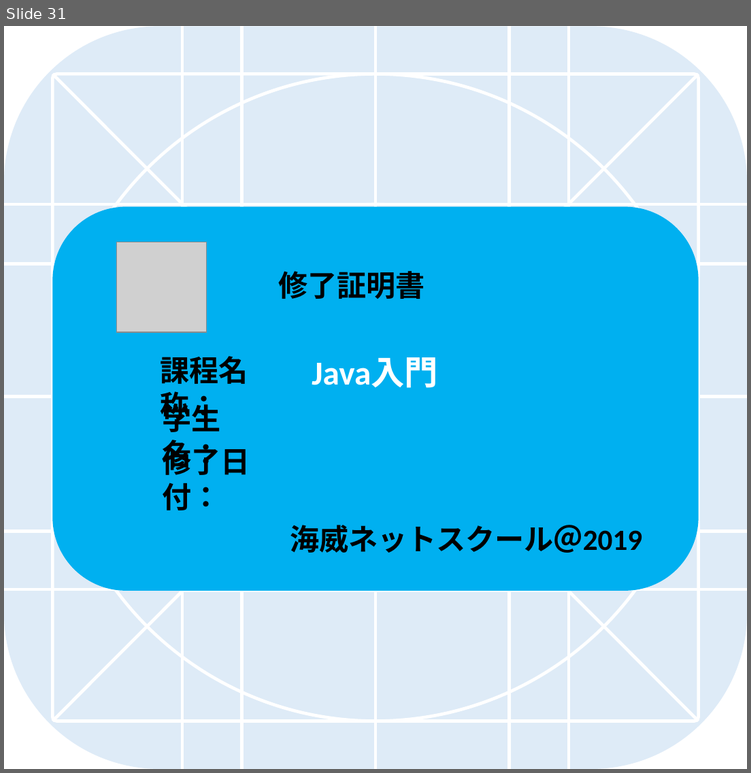
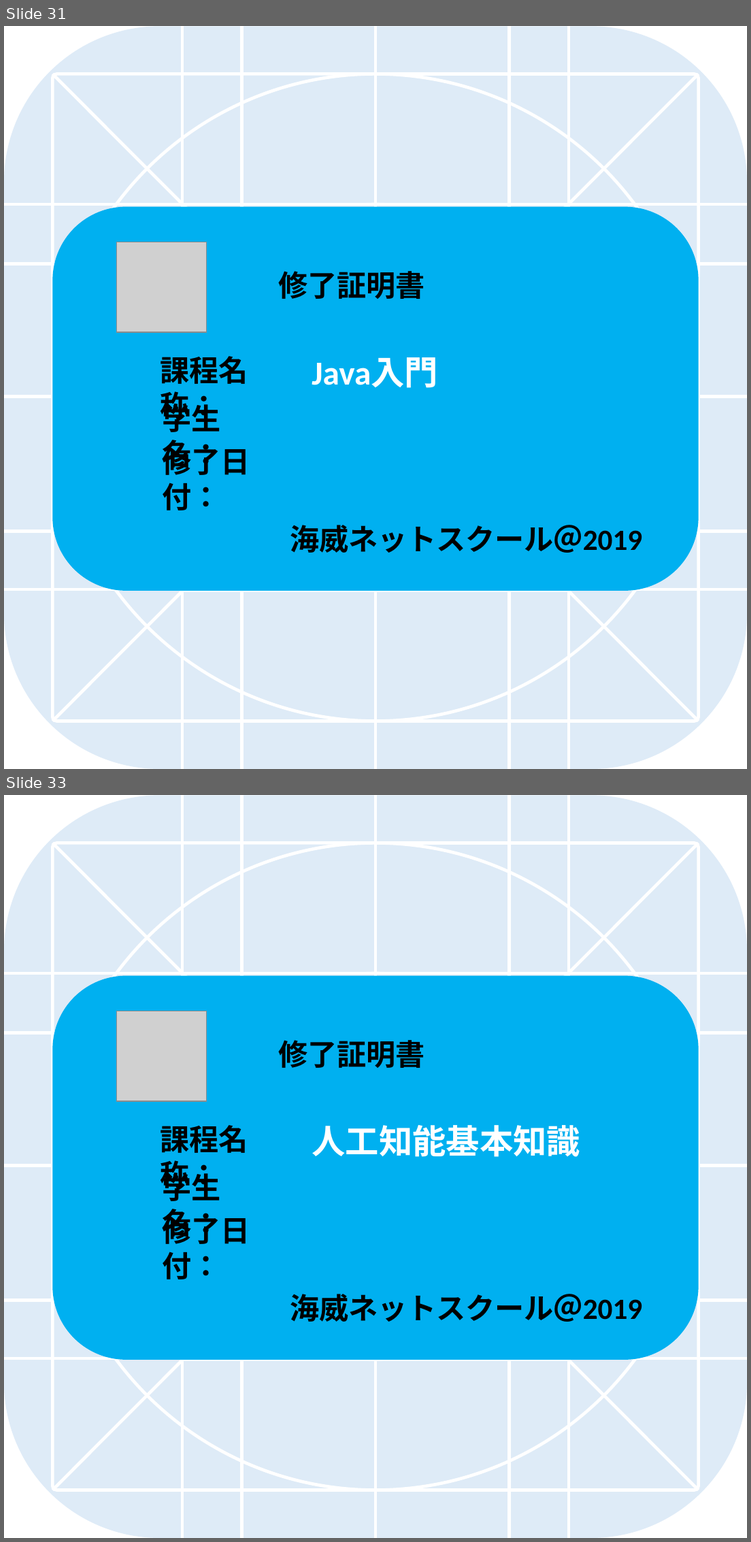
Before and after one commit to tangzitong/wohApp, a slide deck: design/icon-template.pptx. Shown one above the other, each under a label of ours: slide 31 before the commit, slides 31 and 33 after it; the slides between them are not shown. The pictures are 751x773 and 751x1542 pixels, drawn with LibreOffice and Linux fonts; fonts in the diff are those of the drawing; grey boxes stand for pictures. Boxes give left, top, right and bottom in pixels: in the first picture for what was removed or moved away, otherwise in the second. Text is boxed around its words. In the diff, an @@ line names an element or a change of style, - is before the commit and + after.

```diff
--- a/design/icon-template.pptx
+++ b/design/icon-template.pptx
@@ slide 33 added at (x1=4, y1=795, x2=747, y2=1538), background #FFFFFF @@
@@ rounded rectangle added at (x1=52, y1=975, x2=698, y2=1359), fill #00B0F0 @@
@@ picture added at (x1=116, y1=1011, x2=206, y2=1100) @@
@@ text added at (x1=278, y1=1040, x2=424, y2=1068), 28 pt, text #000000, bold @@
+修了証明書
@@ text added at (x1=160, y1=1125, x2=248, y2=1192), 28 pt, text #000000, bold @@
+課程名称：
@@ text added at (x1=311, y1=1125, x2=580, y2=1157), 32 pt, text #FFFFFF, bold @@
+人工知能基本知識
@@ group added at (x1=4, y1=795, x2=747, y2=1538): 12 lines, 5 rounded rectangles @@
@@ text added at (x1=162, y1=1168, x2=221, y2=1240), 28 pt, text #000000, bold @@
+学生名：
@@ text added at (x1=162, y1=1212, x2=250, y2=1279), 28 pt, text #000000, bold @@
+修了日付：
@@ text added at (x1=290, y1=1293, x2=642, y2=1321), 28 pt, text #000000, bold @@
+海威ネットスクール＠2019
```
Also in this commit, not shown: 1 other slide added, 17 other files.
